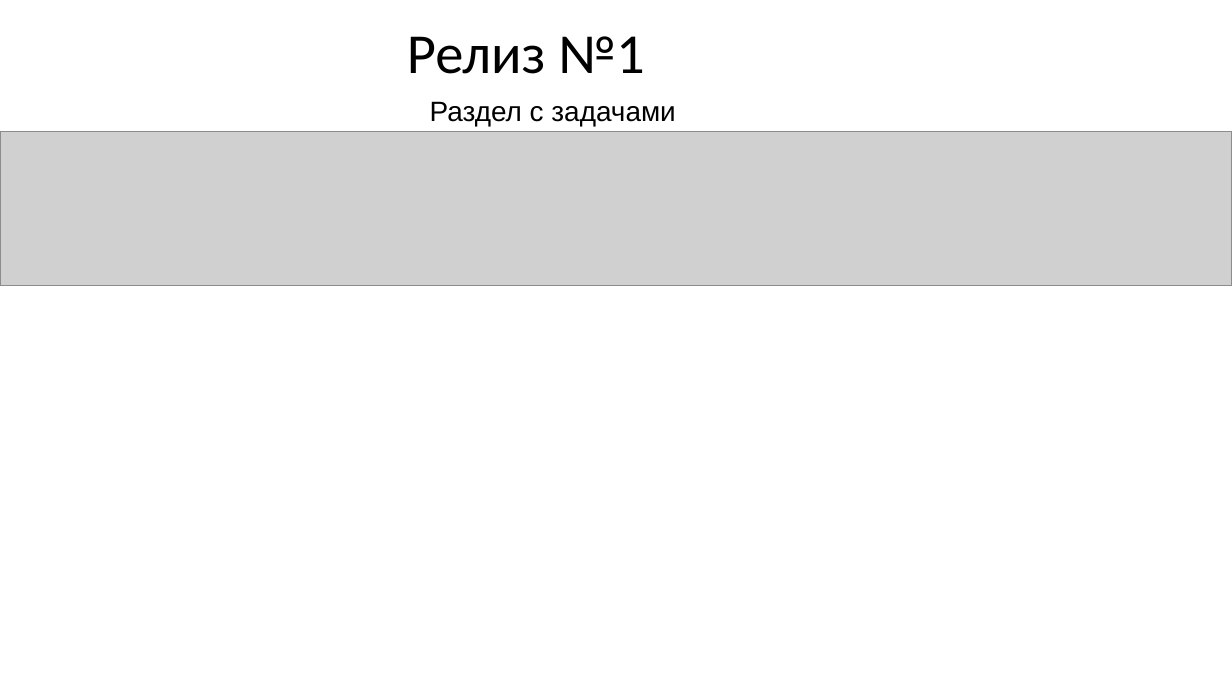
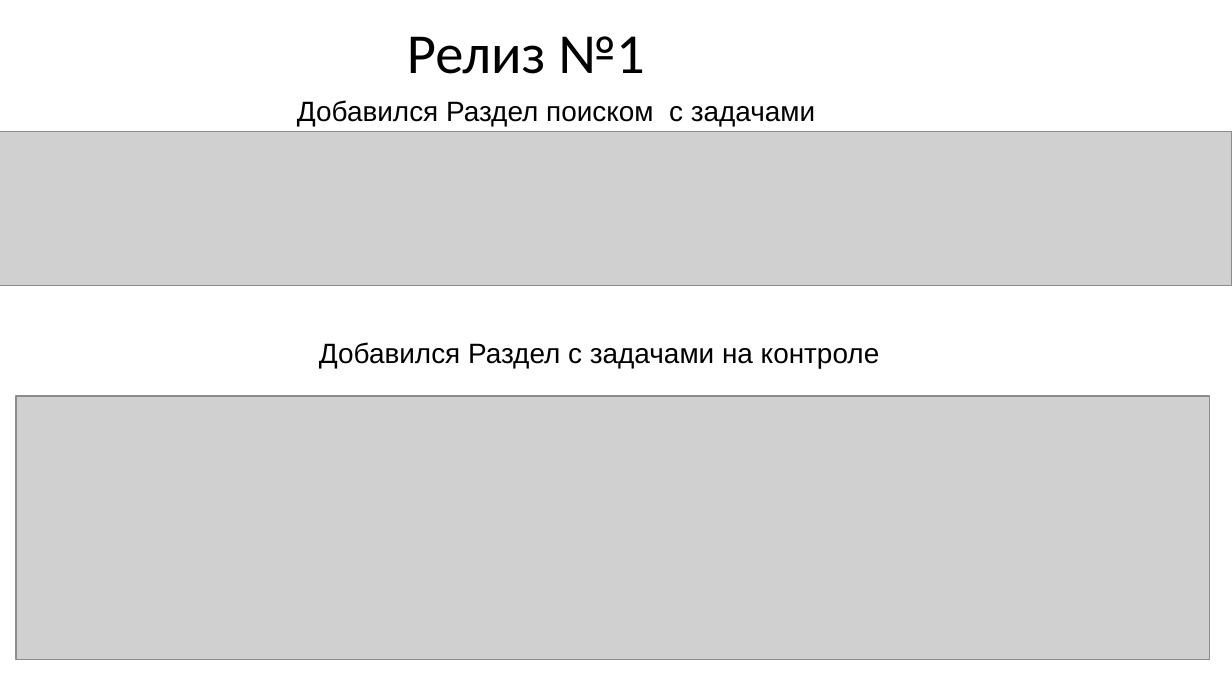
Before and after one commit to akharkov88/Project_Efim_new, a slide deck: slide 2 of Презентация с релизами.pptx. Drawn at 1232x693 pixels with LibreOffice and Linux fonts; fonts in the diff are those of the drawing; grey boxes stand for pictures. Boxes give left, top, right and bottom in pixels: in the first picture for what was removed or moved away, otherwise in the second. Text is boxed around its words. In the diff, an @@ line names an element or a change of style, - is before the commit and + after.

```diff
--- a/Презентация с релизами.pptx
+++ b/Презентация с релизами.pptx
@@ text at (297,100,815,126): text changed @@
-Раздел с задачами
+Добавился Раздел поиском с задачами
@@ text added at (319,342,880,368), 18 pt, text #000000 @@
+Добавился Раздел с задачами на контроле
@@ picture added at (16,396,1210,660) @@
```
Also in this commit, not shown: 1 slide added, 3 other files.
